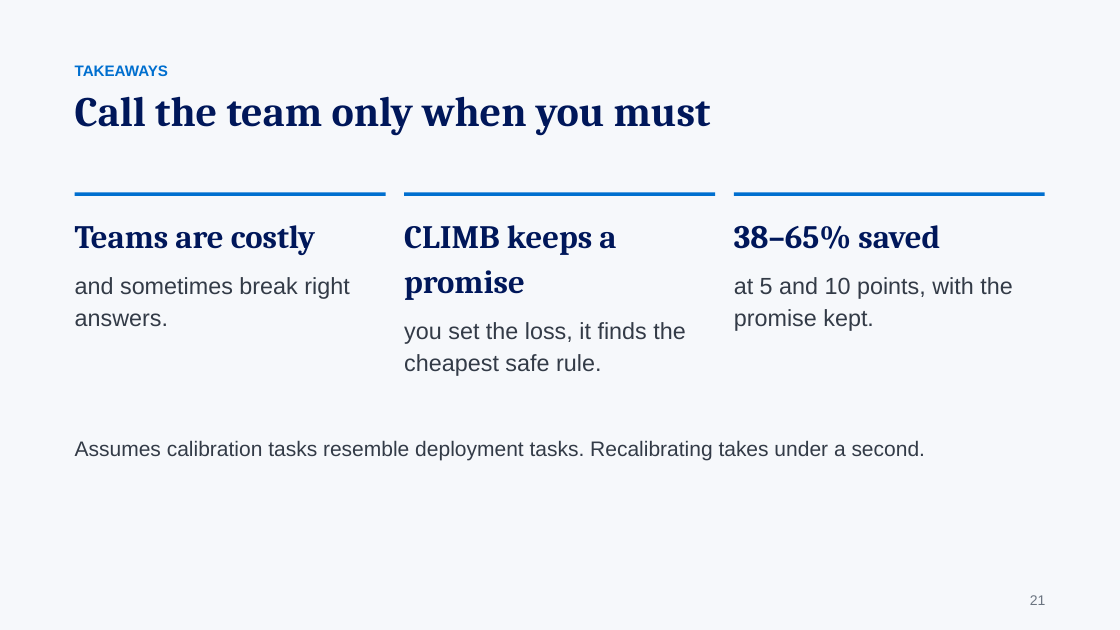
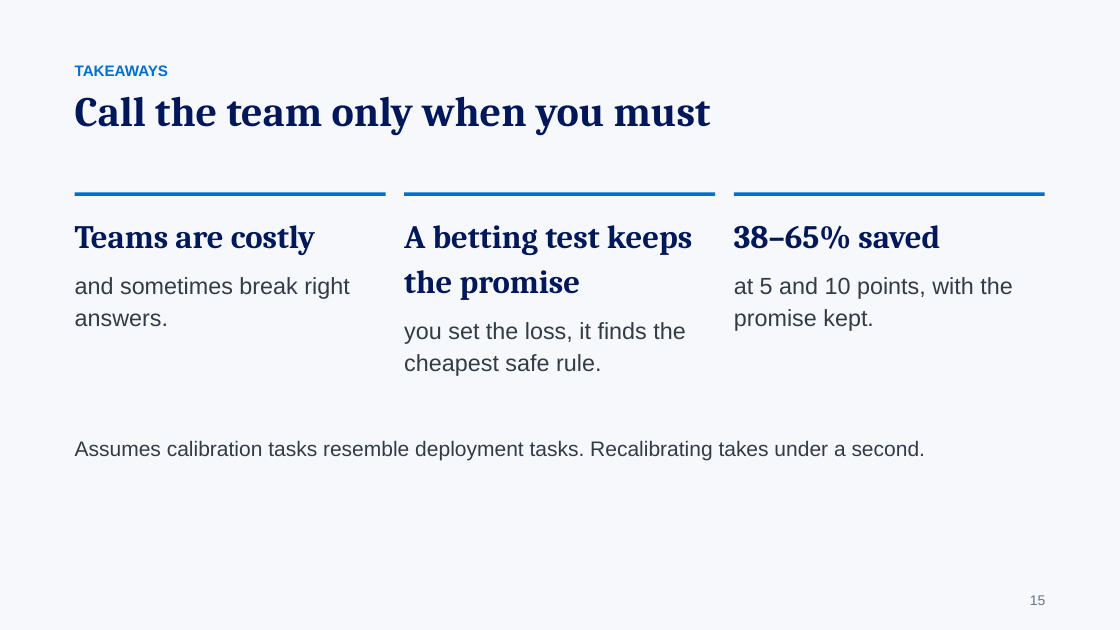
Before and after one commit to gaoj21/tokenbank, a slide deck: slide 15 of slides/CLIMB_talk.pptx (slide 21 before the commit). Drawn at 1120x630 pixels with LibreOffice and Linux fonts; fonts in the diff are those of the drawing. Boxes give left, top, right and bottom in pixels: in the first picture for what was removed or moved away, otherwise in the second. Text is boxed around its words. In the diff, an @@ line names an element or a change of style, - is before the commit and + after.

```diff
--- a/slides/CLIMB_talk.pptx
+++ b/slides/CLIMB_talk.pptx
@@ text at (x1=404, y1=225, x2=692, y2=300): text changed @@
-CLIMB keeps a promise
+A betting test keeps the promise
@@ text at (x1=1030, y1=595, x2=1046, y2=605): text changed @@
-21
+15
```
Also in this commit, not shown: 18 other slides changed, 6 slides added, 1 slide removed, 3 other files.
